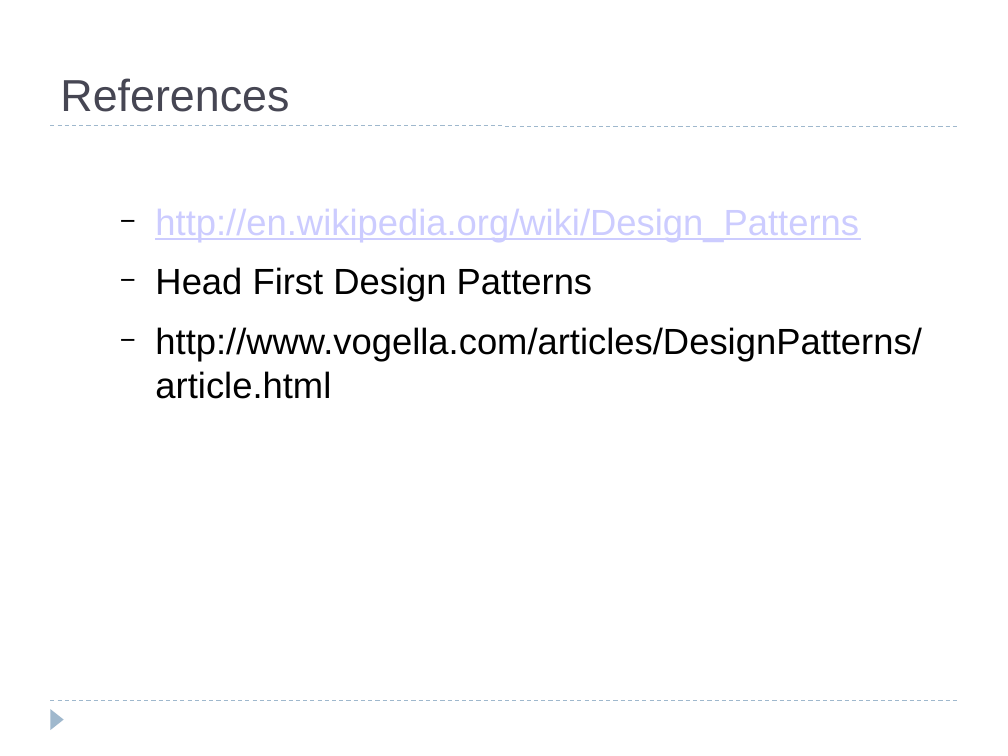
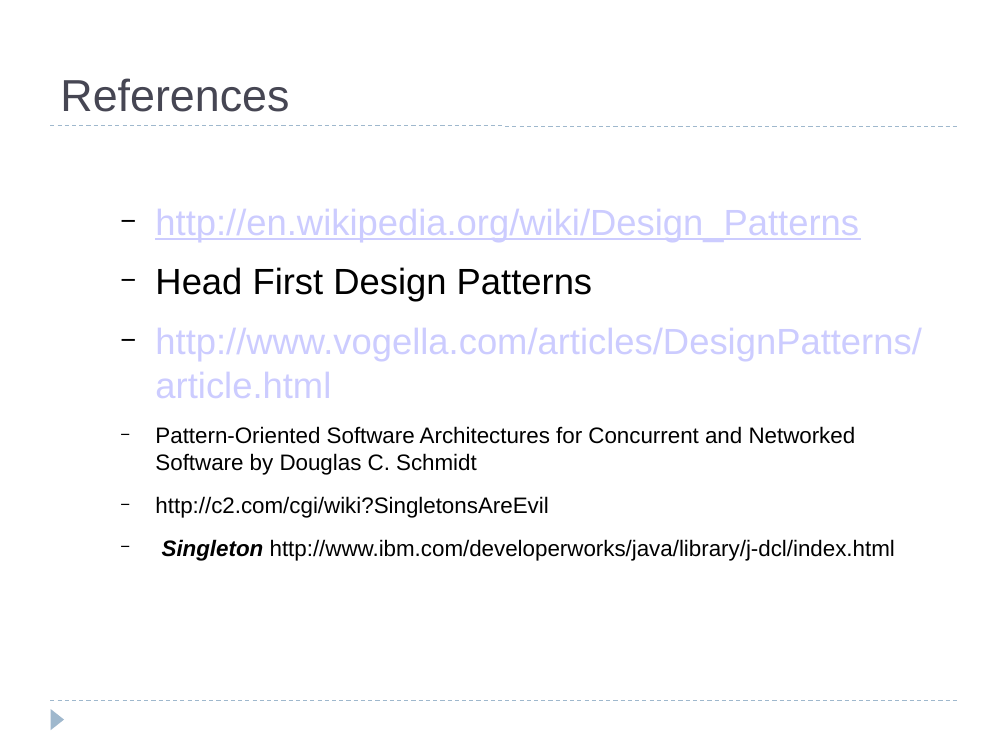
Before and after one commit to bpcrao/purnacode, a slide deck: slide 46 of ppts/Design Patterns Latest.ppt (slide 47 before the commit). Drawn at 1008x756 pixels with LibreOffice and Linux fonts; fonts in the diff are those of the drawing. Boxes give left, top, right and bottom in pixels: in the first picture for what was removed or moved away, otherwise in the second. Text is boxed around its words. In the diff, an @@ line names an element or a change of style, - is before the commit and + after.

```diff
--- a/ppts/Design Patterns Latest.ppt
+++ b/ppts/Design Patterns Latest.ppt
@@ text at [155,328,921,398]: text colour #000000 to #CCCCFF in "http://www.vogella.com/articles/DesignPatterns/article.html" @@
@@ text at [155,426,895,561]: paragraphs added @@
+  − Pattern-Oriented Software Architectures for Concurrent and Networked Software by Douglas C. Schmidt
+  − http://c2.com/cgi/wiki?SingletonsAreEvil
+  − Singleton http://www.ibm.com/developerworks/java/library/j-dcl/index.html
```
Also in this commit, not shown: 41 other slides changed, 1 slide removed, 3 other files.
